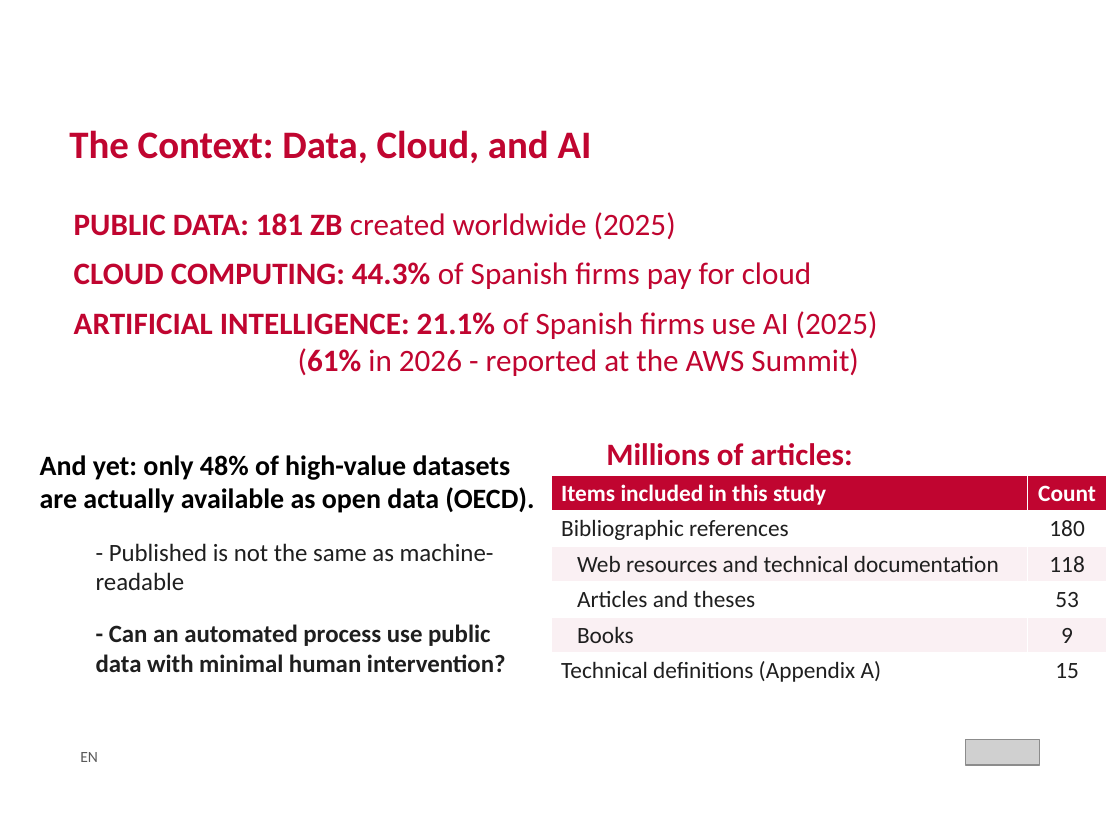
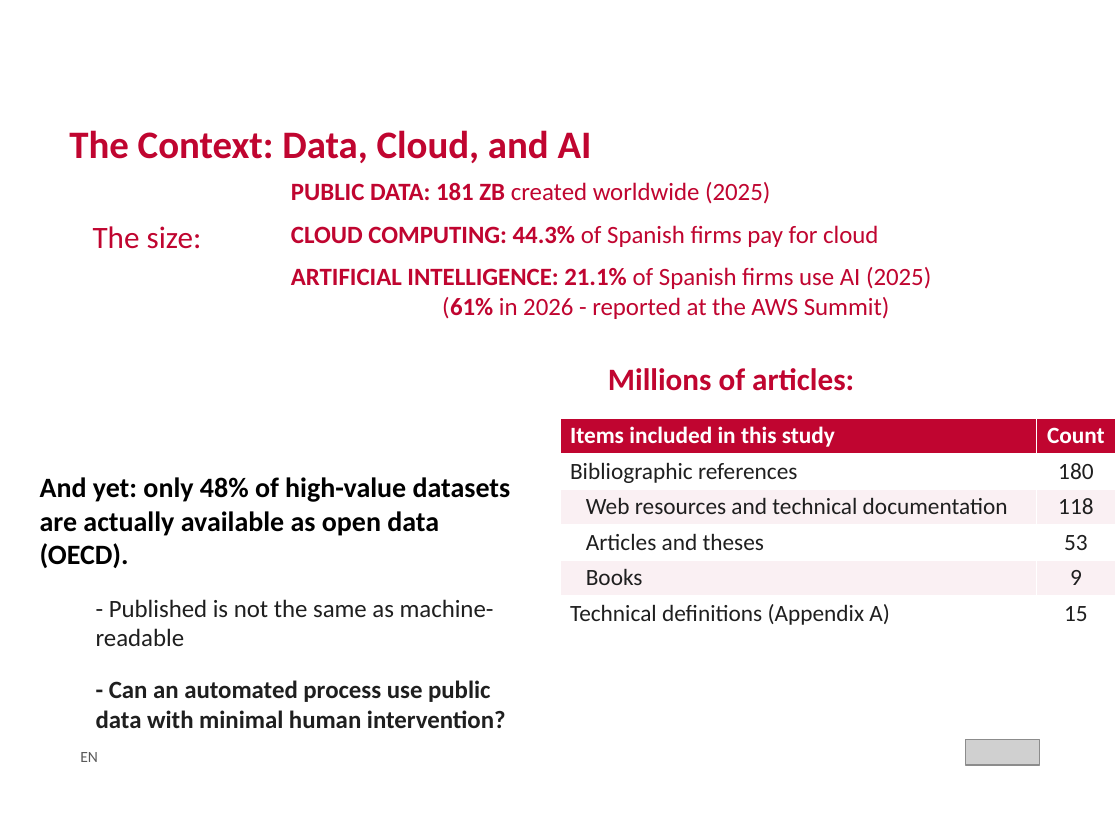
Before and after one commit to crismo04/TFM-cloud-soliutions-to-public-data, a slide deck: slide 3 of master's thesis/TFM_MII_Cloud_AI_PublicData_MolinaCristian_2026.pptx. Drawn at 1120x840 pixels with LibreOffice and Linux fonts; fonts in the diff are those of the drawing; grey boxes stand for pictures; background and template pictures are left out. Boxes give left, top, right and bottom in pixels: in the first picture for what was removed or moved away, otherwise in the second. Text is boxed around its words. In the diff, an @@ line names an element or a change of style, - is before the commit and + after.

```diff
--- a/master's thesis/TFM_MII_Cloud_AI_PublicData_MolinaCristian_2026.pptx
+++ b/master's thesis/TFM_MII_Cloud_AI_PublicData_MolinaCristian_2026.pptx
@@ text "PUBLIC DATA: 181 ZB created ..." moved from (x1=74, y1=212, x2=878, y2=376) to (x1=291, y1=182, x2=931, y2=319) @@
@@ text "PUBLIC DATA: 181 ZB created ..." at (x1=291, y1=182, x2=931, y2=319): size 20 to 16 pt @@
@@ text added at (x1=93, y1=226, x2=202, y2=249), 20 pt, text #C00530 @@
+The size:
@@ text "Millions of articles:" moved from (x1=606, y1=443, x2=853, y2=466) to (x1=608, y1=368, x2=854, y2=391) @@
@@ table moved from (x1=551, y1=475, x2=1107, y2=688) to (x1=560, y1=418, x2=1116, y2=631) @@
@@ text "And yet: only 48% of ..." rewrapped from (x1=40, y1=455, x2=534, y2=672) to (x1=40, y1=477, x2=511, y2=728) @@
```
Also in this commit, not shown: 12 other slides changed, 1 slide removed, 1 other file.
